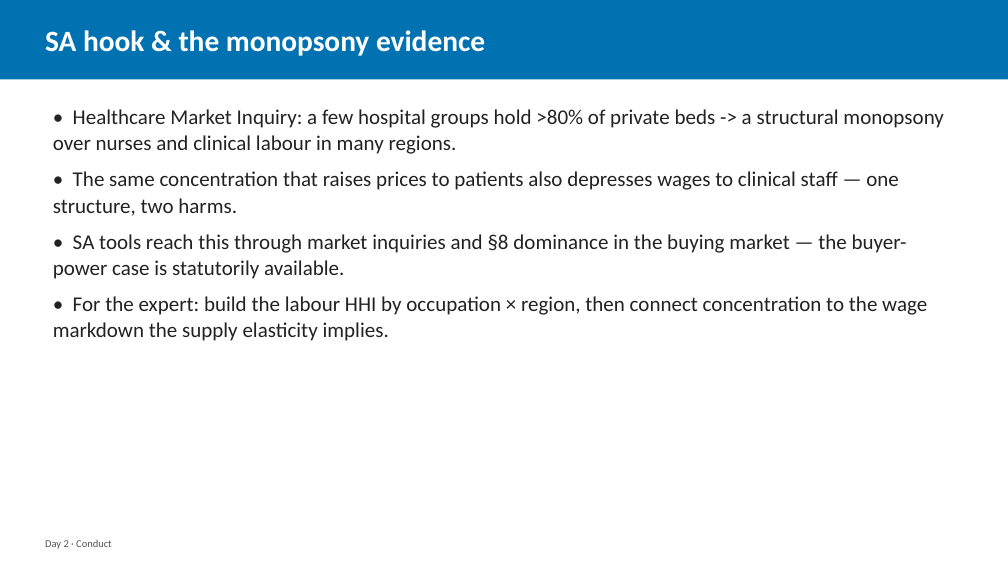
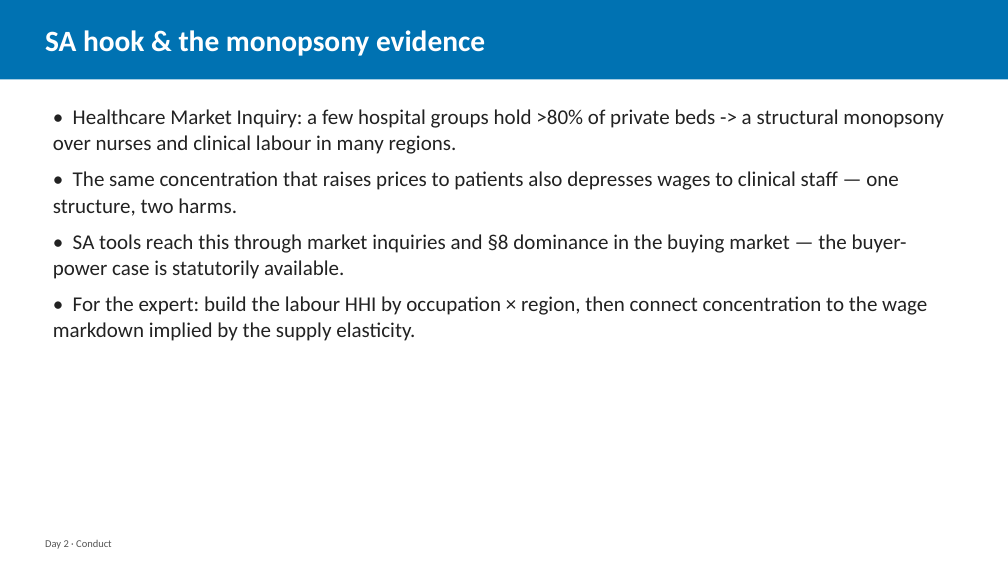
Before and after one commit to laurencehw/antitrust-methods, a slide deck: slide 46 of teaching/slides/day2_conduct.pptx. Drawn at 1008x567 pixels with LibreOffice and Linux fonts; fonts in the diff are those of the drawing. Boxes give left, top, right and bottom in pixels: in the first picture for what was removed or moved away, otherwise in the second. Text is boxed around its words. In the diff, an @@ line names an element or a change of style, - is before the commit and + after.

```diff
--- a/teaching/slides/day2_conduct.pptx
+++ b/teaching/slides/day2_conduct.pptx
@@ text at [53,296,927,341]: text changed @@
-• For the expert: build the labour HHI by occupation × region, then connect concentration to the wage markdown the supply elasticity implies.
+• For the expert: build the labour HHI by occupation × region, then connect concentration to the wage markdown implied by the supply elasticity.
```
Also in this commit, not shown: 2 other files.
